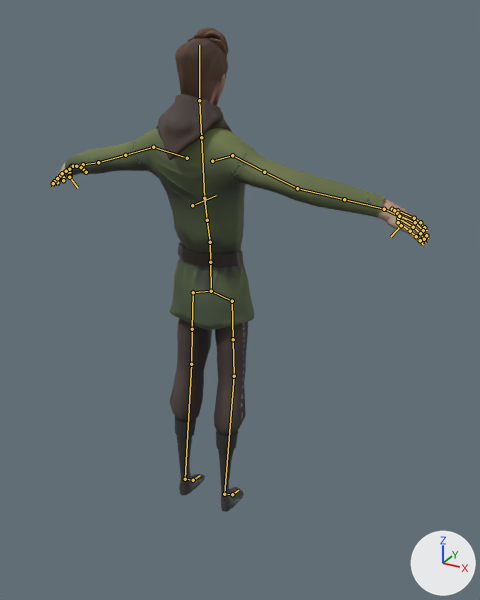
Renders of the Blender file Victor/Character Animation/ThirdPerson/Locomotion_3rdPerson.blend from each side of a commit.
Rendered twice from a camera (50 mm lens) standing at (1.182, -1.929, 1.862) and looking at (0.119, 0.004, 0.896). Every picture has the same lights, and +X, +Y and +Z are marked at lower right. The bones that bend it are drawn over the model as lines.

The first picture shows 'mc_body.001', 'mc_clothing.003', 'mc_clothing.004'.
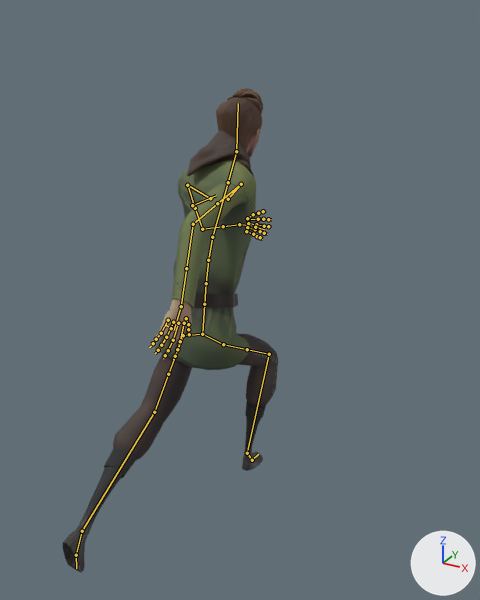
The newer file adds an action. The first version stands in its rest pose; the second is drawn at frame 0 of the action 'Run'.

Changed parts and their boxes [x1, y1, x2, y2] in the pictures (480 x 600 px):
'mc_clothing.003', posed (68% narrower): before [65, 94, 385, 330]; after [155, 130, 256, 370]
'mc_clothing.004', posed: before [170, 318, 248, 512]; after [63, 334, 278, 572]
'mc_body.001', posed (67% narrower, 24% taller): before [51, 27, 429, 246]; after [149, 88, 273, 360]

Edits to the bpy script that builds the scene:
```text
Change bone_ctrl_cog_001:
    where bone_ctrl_cog_001 = bpy.data.objects['char_rig'].pose.bones['CTRL_COG.001']  # child of 'CTRL_Global'
    bone_ctrl_cog_001.location: (0.0, 0.0, 0.0) -> (0.0, -0.149, 0.034)
    bone_ctrl_cog_001.rotation_quaternion: (1.0, 0.0, 0.0, 0.0) -> (0.993, -0.116, 0.0, 0.0)  # degrees (0, 0, 0) -> degrees (-13, 0, 0)
Change bone_ctrl_hips_001:
    where bone_ctrl_hips_001 = bpy.data.objects['char_rig'].pose.bones['CTRL_Hips.001']  # child of 'CTRL_COG.001'
    bone_ctrl_hips_001.rotation_quaternion: (1.0, 0.0, 0.0, 0.0) -> (0.999, 0.021, 0.035, 0.001)  # degrees (0, 0, 0) -> degrees (2, 4, 0)
Change bone_ctrl_fk_torso_001:
    where bone_ctrl_fk_torso_001 = bpy.data.objects['char_rig'].pose.bones['CTRL_FK_Torso.001']  # child of 'CTRL_COG.001'
    bone_ctrl_fk_torso_001.rotation_quaternion: (1.0, 0.0, 0.0, 0.0) -> (0.995, -0.102, 0.0, 0.0)  # degrees (0, 0, 0) -> degrees (-12, 0, 0)
Change bone_ctrl_fk_torso_002:
    where bone_ctrl_fk_torso_002 = bpy.data.objects['char_rig'].pose.bones['CTRL_FK_Torso.002']  # child of 'CTRL_FK_Torso.001'
    bone_ctrl_fk_torso_002.rotation_quaternion: (1.0, 0.0, 0.0, 0.0) -> (0.997, -0.067, -0.04, 0.003)  # degrees (0, 0, 0) -> degrees (-8, -5, 1)
Change bone_ctrl_fk_torso_003:
    where bone_ctrl_fk_torso_003 = bpy.data.objects['char_rig'].pose.bones['CTRL_FK_Torso.003']  # child of 'CTRL_FK_Torso.002'
    bone_ctrl_fk_torso_003.rotation_quaternion: (1.0, 0.0, 0.0, 0.0) -> (0.988, -0.015, -0.153, 0.002)  # degrees (0, 0, 0) -> degrees (-2, -18, 1)
Change bone_fk_bicep_l_001:
    where bone_fk_bicep_l_001 = bpy.data.objects['char_rig'].pose.bones['FK_Bicep.L.001']  # child of 'MCH_FK_ArmParent.L.001'
    bone_fk_bicep_l_001.rotation_quaternion: (1.0, 0.0, 0.0, 0.0) -> (0.801, -0.359, -0.299, 0.374)  # degrees (0, 0, 0) -> degrees (-55, -12, 56)
Change bone_fk_forearm_l_001:
    where bone_fk_forearm_l_001 = bpy.data.objects['char_rig'].pose.bones['FK_ForeArm.L.001']  # child of 'FK_Bicep.L.001'
    bone_fk_forearm_l_001.rotation_euler: (0.0, 0.0, 0.0) -> (-0.367, 0.0, 0.0)  # degrees (0, 0, 0) -> degrees (-21, 0, 0)
Change bone_fk_bicep_r_001:
    where bone_fk_bicep_r_001 = bpy.data.objects['char_rig'].pose.bones['FK_Bicep.R.001']  # child of 'MCH_FK_ArmParent.R.001'
    bone_fk_bicep_r_001.rotation_quaternion: (1.0, 0.0, 0.0, 0.0) -> (0.784, 0.294, -0.192, -0.511)  # degrees (0, 0, 0) -> degrees (41, 0, -66)
Change bone_fk_forearm_r_001:
    where bone_fk_forearm_r_001 = bpy.data.objects['char_rig'].pose.bones['FK_ForeArm.R.001']  # child of 'FK_Bicep.R.001'
    bone_fk_forearm_r_001.rotation_euler: (0.0, 0.0, 0.0) -> (-0.227, 0.0, 0.0)  # degrees (0, 0, 0) -> degrees (-13, 0, 0)
Change bone_ctrl_foot_l_001:
    where bone_ctrl_foot_l_001 = bpy.data.objects['char_rig'].pose.bones['CTRL_foot.L.001']  # child of 'CTRL_Global'
    bone_ctrl_foot_l_001.location: (0.0, 0.0, 0.0) -> (0.017, 0.251, 0.722)
    bone_ctrl_foot_l_001.rotation_quaternion: (1.0, 0.0, 0.0, 0.0) -> (0.766, -0.643, 0.0, 0.0)  # degrees (0, 0, 0) -> degrees (-80, 0, 0)
Change bone_ctrl_foot_r_001:
    where bone_ctrl_foot_r_001 = bpy.data.objects['char_rig'].pose.bones['CTRL_foot.R.001']  # child of 'CTRL_Global'
    bone_ctrl_foot_r_001.location: (0.0, 0.0, 0.0) -> (-0.038, -0.013, -0.241)
Change bone_ctrl_foottoetip_r_001:
    where bone_ctrl_foottoetip_r_001 = bpy.data.objects['char_rig'].pose.bones['CTRL_footToeTip.R.001']  # child of 'CTRL_foot.R.001'
    bone_ctrl_foottoetip_r_001.rotation_euler: (0.0, 0.0, 0.0) -> (-0.244, 0.0, 0.0)  # degrees (0, 0, 0) -> degrees (-14, 0, 0)
Change bone_ctrl_ik_toes_r_001:
    where bone_ctrl_ik_toes_r_001 = bpy.data.objects['char_rig'].pose.bones['CTRL_IK_Toes.R.001']  # child of 'MCH_IK_footHeelRoll.R.001'
    bone_ctrl_ik_toes_r_001.rotation_quaternion: (1.0, 0.0, 0.0, 0.0) -> (0.978, -0.208, 0.0, 0.0)  # degrees (0, 0, 0) -> degrees (-24, 0, 0)
Change bone_ctrl_fk_neck_001:
    where bone_ctrl_fk_neck_001 = bpy.data.objects['char_rig'].pose.bones['CTRL_FK_Neck.001']  # child of 'DEF_Spine.004'
    bone_ctrl_fk_neck_001.rotation_quaternion: (1.0, 0.0, 0.0, 0.0) -> (0.995, 0.0, 0.096, 0.0)  # degrees (0, 0, 0) -> degrees (0, 11, 0)
Change bone_ctrl_fk_head_001:
    where bone_ctrl_fk_head_001 = bpy.data.objects['char_rig'].pose.bones['CTRL_FK_Head.001']  # child of 'CTRL_FK_Neck.001'
    bone_ctrl_fk_head_001.rotation_quaternion: (1.0, 0.0, 0.0, 0.0) -> (0.961, 0.269, 0.068, -0.013)  # degrees (0, 0, 0) -> degrees (31, 8, 1)
```
